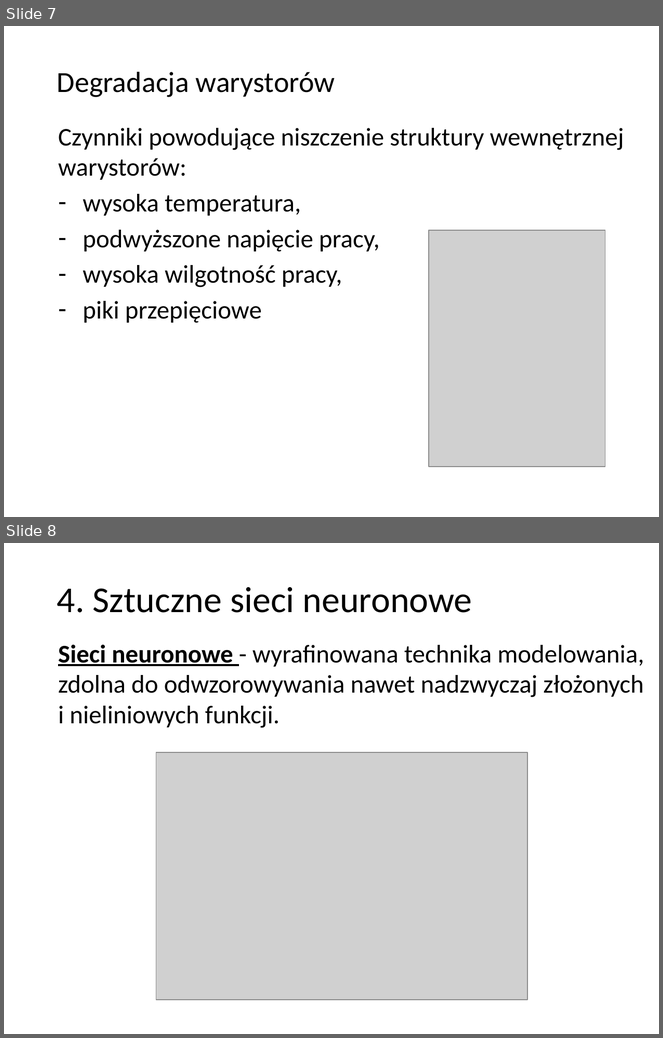
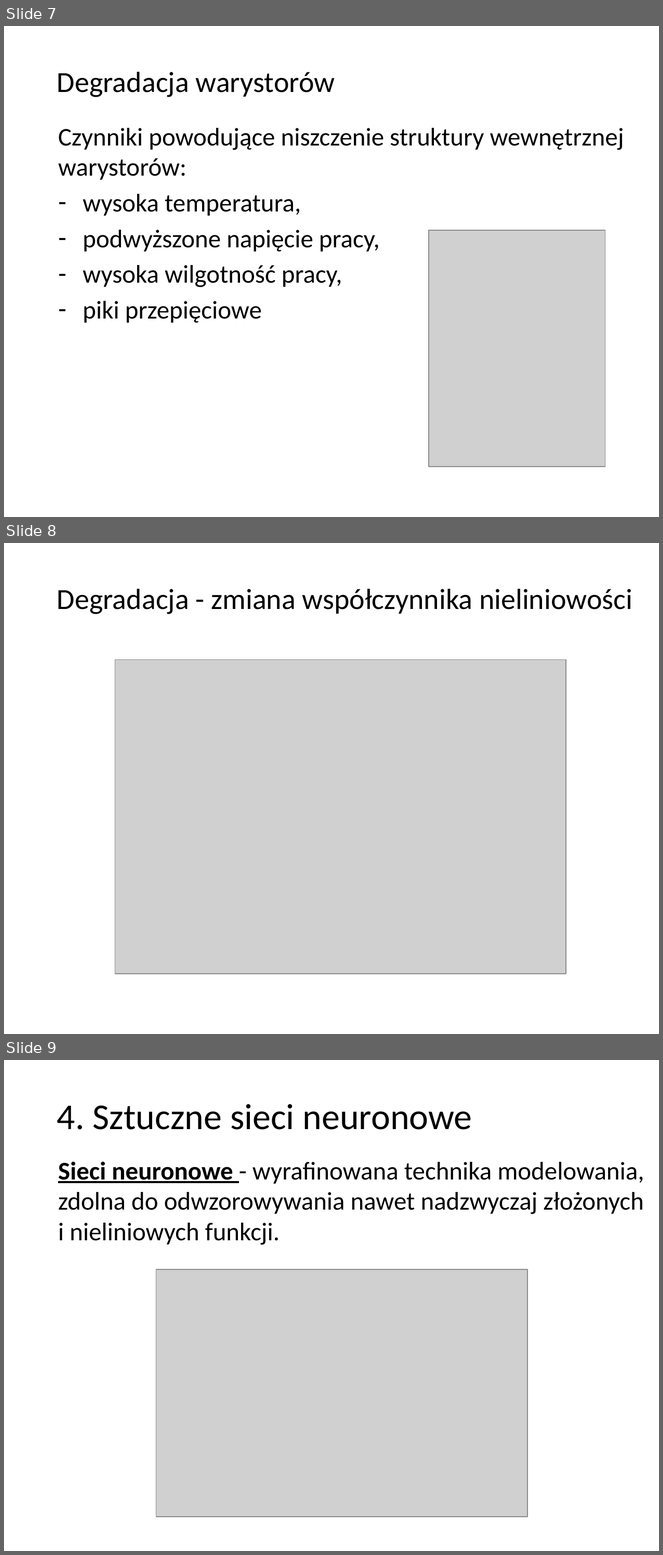
Before and after one commit to r-zareba/praca_inzynierska, a slide deck: 238657_prezentacja.pptx. Shown one above the other, each under a label of ours: slides 7 and 8 before the commit, slides 7, 8 and 9 after it. The pictures are 663x1038 and 663x1555 pixels, drawn with LibreOffice and Linux fonts; fonts in the diff are those of the drawing; grey boxes stand for pictures; background and template pictures are left out. Boxes give left, top, right and bottom in pixels: in the first picture for what was removed or moved away, otherwise in the second. Text is boxed around its words. In the diff, an @@ line names an element or a change of style, - is before the commit and + after.

```diff
--- a/238657_prezentacja.pptx
+++ b/238657_prezentacja.pptx
@@ slide 8 added at (4, 543, 659, 1034), background picture (left out); not listed: 1 template element that a slide beside it also shows @@
@@ text added at (57, 589, 633, 614), 32 pt, text #000000 @@
+Degradacja - zmiana współczynnika nieliniowości
@@ picture added at (115, 659, 566, 974) @@
@@ what was slide 8 is now slide 9 @@
```
Also in this commit, not shown: 7 slides changed, 2 other slides added, 4 slides removed, 1 other file.
